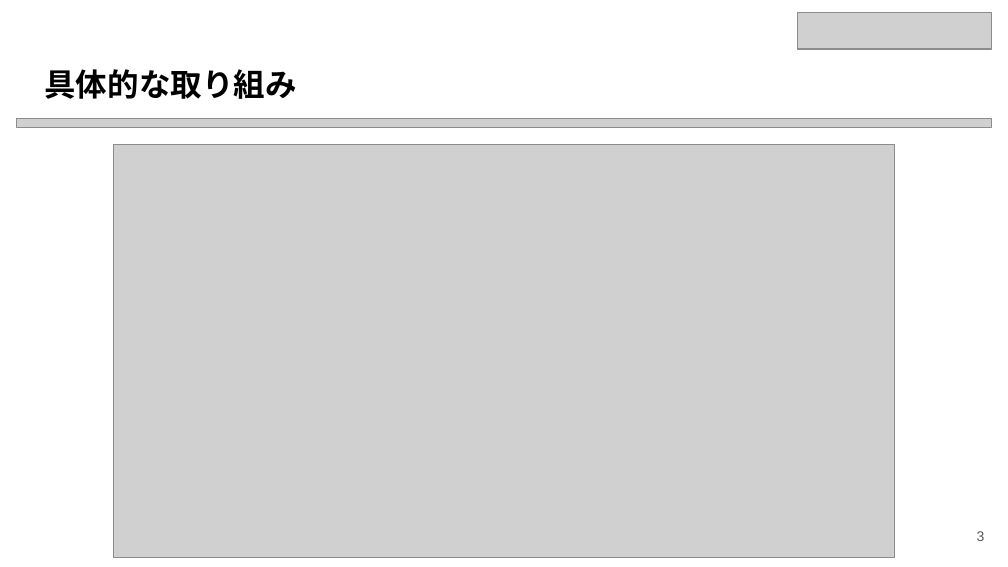
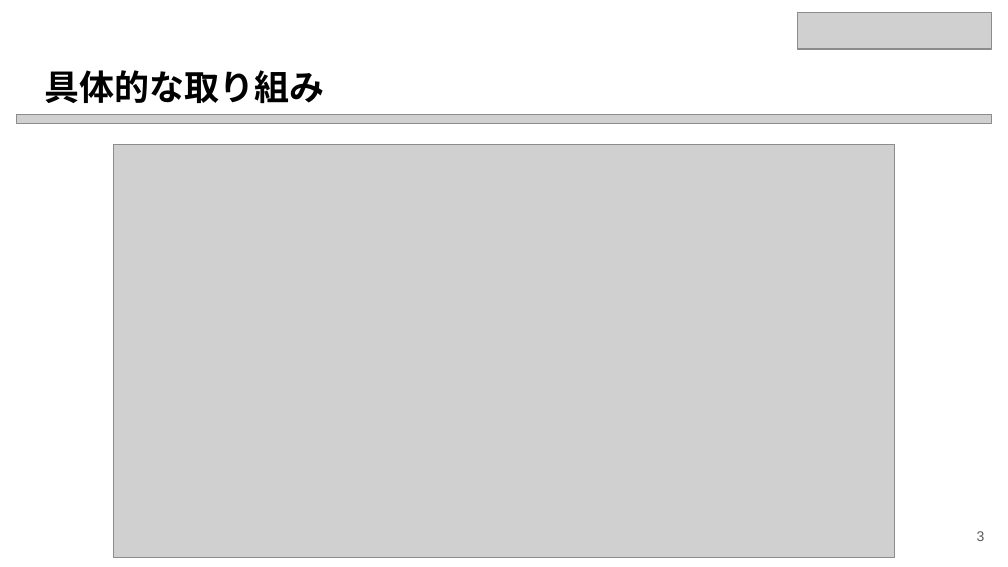
Before and after one commit to Nacchaaan/MY-presentation, a slide deck: slide 3 of 8.pptx. Drawn at 1008x567 pixels with LibreOffice and Linux fonts; fonts in the diff are those of the drawing; grey boxes stand for pictures. Boxes give left, top, right and bottom in pixels: in the first picture for what was removed or moved away, otherwise in the second. Text is boxed around its words. In the diff, an @@ line names an element or a change of style, - is before the commit and + after.

```diff
--- a/8.pptx
+++ b/8.pptx
@@ text "具体的な取り組み" at (44, 70, 324, 103): size 22.5 to 25 pt @@
@@ picture: place and size @@
-picture at (17, 119, 992, 127)
+picture at (17, 115, 992, 123)
```
Also in this commit, not shown: 3 other slides changed.
